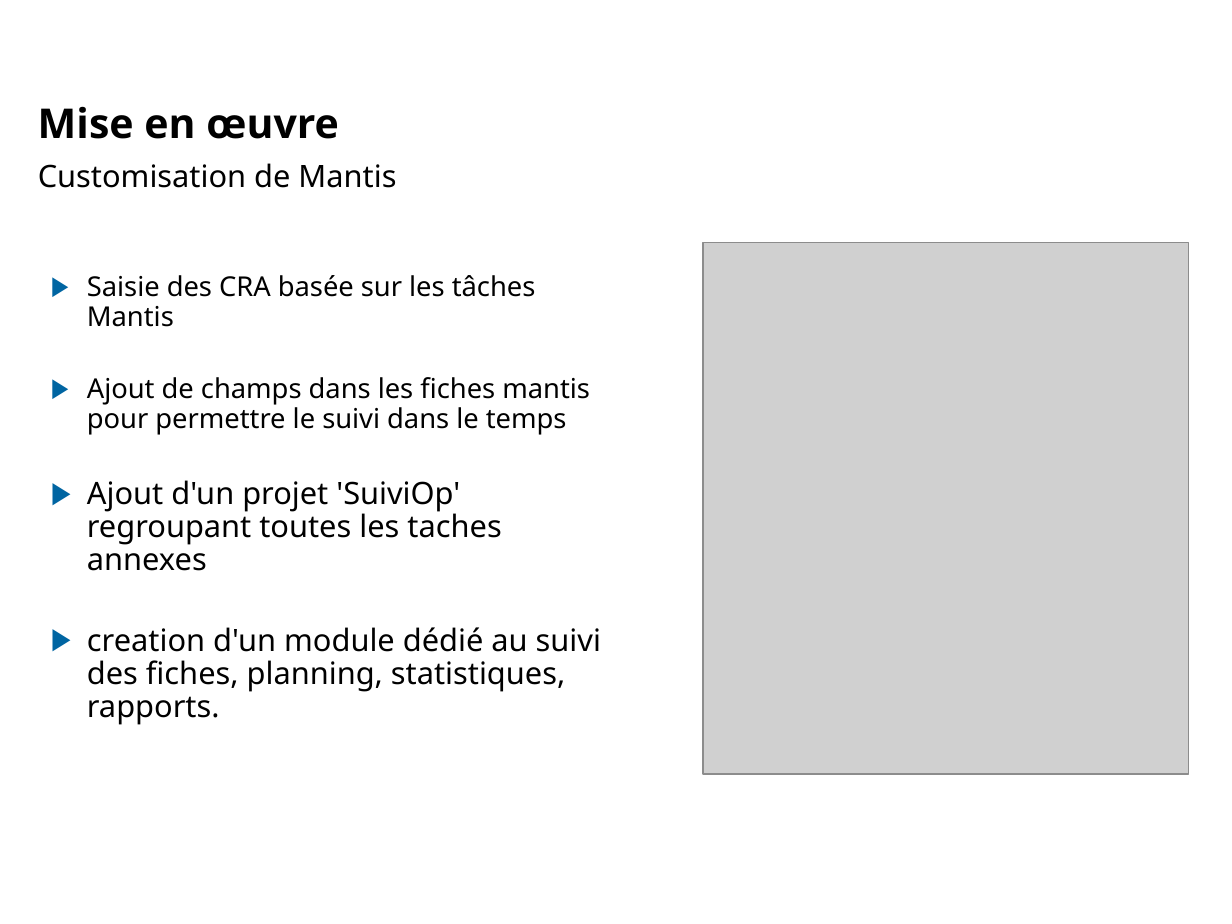
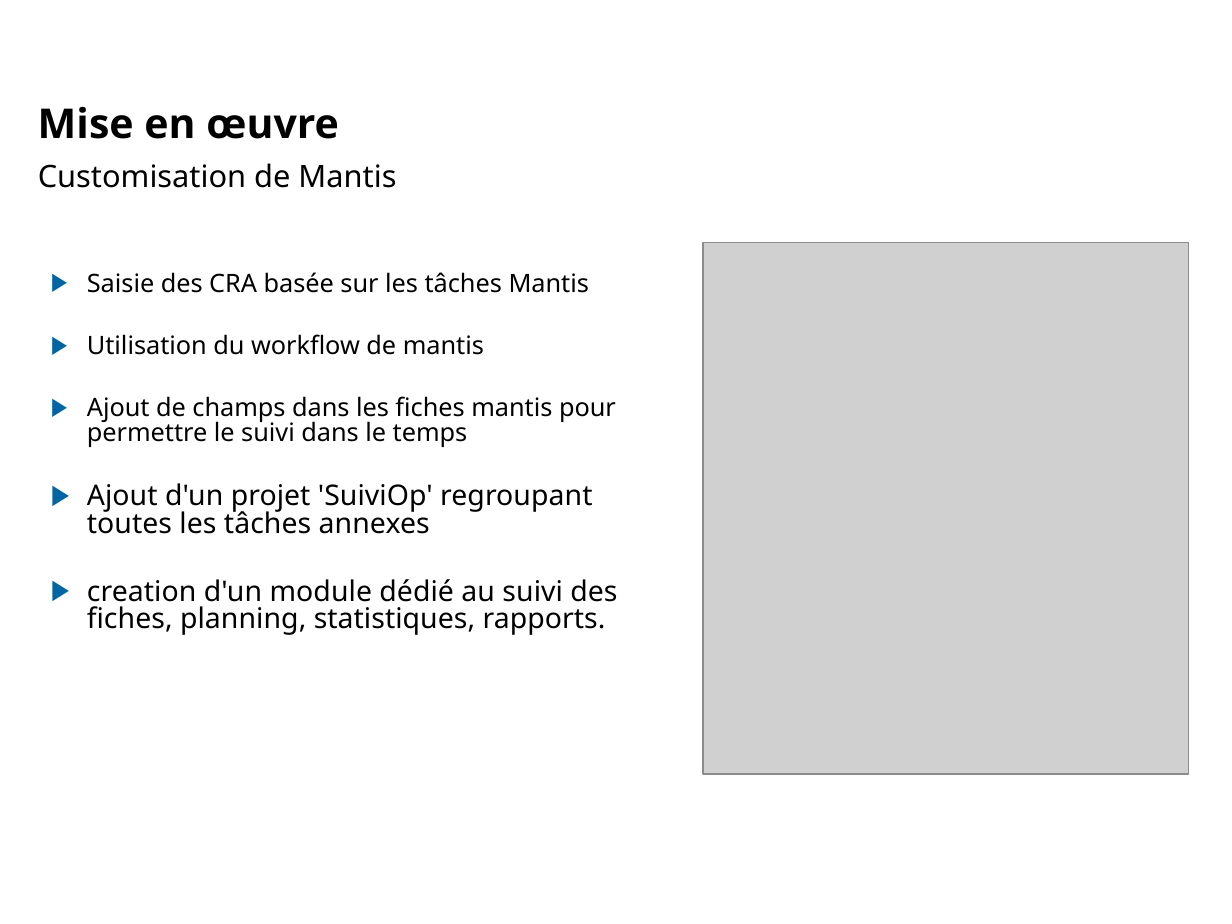
Before and after one commit to lbayle/codev, a slide deck: slide 6 of doc/Presentation/CoDev Timetracking.odp. Drawn at 1232x924 pixels with LibreOffice and Linux fonts; fonts in the diff are those of the drawing; grey boxes stand for pictures; background and template pictures are left out. Boxes give left, top, right and bottom in pixels: in the first picture for what was removed or moved away, otherwise in the second. Text is boxed around its words. In the diff, an @@ line names an element or a change of style, - is before the commit and + after.

```diff
--- a/doc/Presentation/CoDev Timetracking.odp
+++ b/doc/Presentation/CoDev Timetracking.odp
@@ text at (x1=87, y1=272, x2=617, y2=635): size 16 to 14.8 pt in "Saisie des CRA basée sur les tâches ...", "Ajout de champs dans les fiches mantis ..."; size 18 to 16.6 pt in "creation d'un module dédié au suivi des ..."; line spacing 0.9 to 0.8 @@
@@ text at (x1=87, y1=334, x2=484, y2=355): paragraph added @@
+▶ Utilisation du workflow de mantis
@@ text at (x1=87, y1=483, x2=592, y2=534): text changed; size 18 to 16.6 pt @@
-▶ Ajout d'un projet 'SuiviOp' regroupant toutes les taches annexes
+▶ Ajout d'un projet 'SuiviOp' regroupant toutes les tâches annexes
```
Also in this commit, not shown: 7 other slides changed, 2 slides added, 1 other file.
